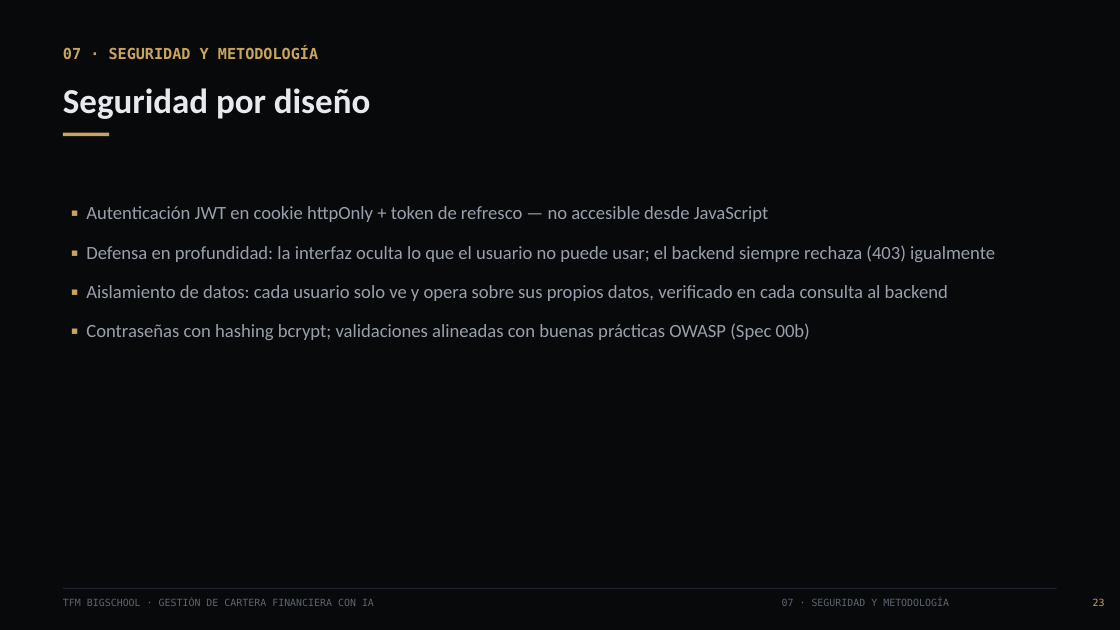
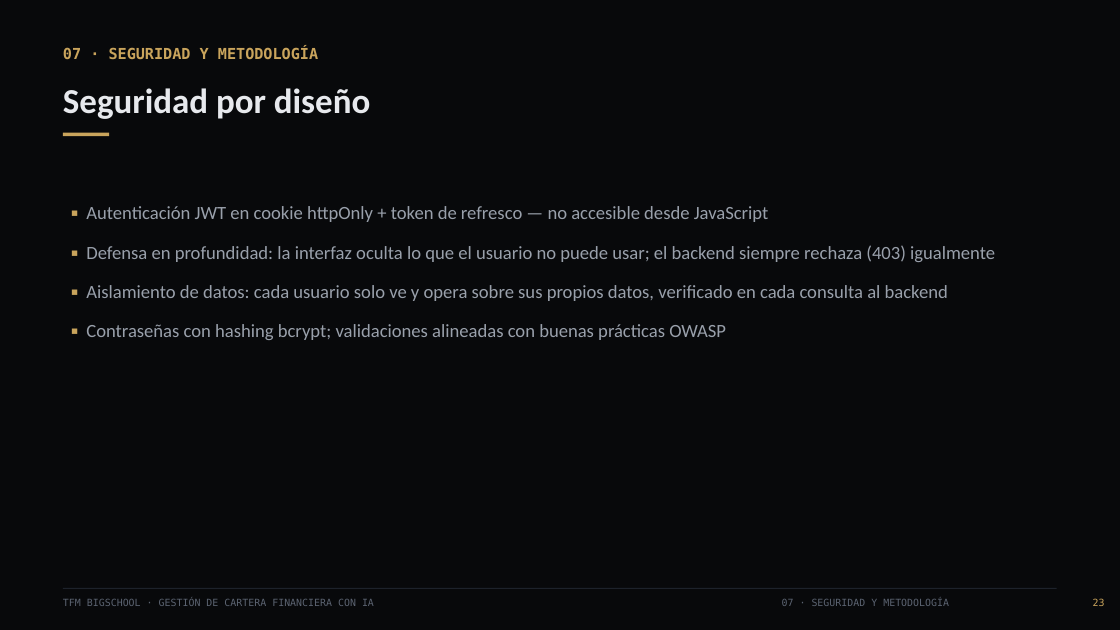
Before and after one commit to romercepeda/TFM_BigSchool, a slide deck: slide 24 of presentacion/TFM_BigSchool_Presentacion.pptx. Drawn at 1120x630 pixels with LibreOffice and Linux fonts; fonts in the diff are those of the drawing. Boxes give left, top, right and bottom in pixels: in the first picture for what was removed or moved away, otherwise in the second. Text is boxed around its words. In the diff, an @@ line names an element or a change of style, - is before the commit and + after.

```diff
--- a/presentacion/TFM_BigSchool_Presentacion.pptx
+++ b/presentacion/TFM_BigSchool_Presentacion.pptx
@@ text at box(86, 324, 726, 340): text changed @@
-▪ Contraseñas con hashing bcrypt; validaciones alineadas con buenas prácticas OWASP (Spec 00b)
+▪ Contraseñas con hashing bcrypt; validaciones alineadas con buenas prácticas OWASP
```
Also in this commit, not shown: 12 other slides changed, 27 other files.
